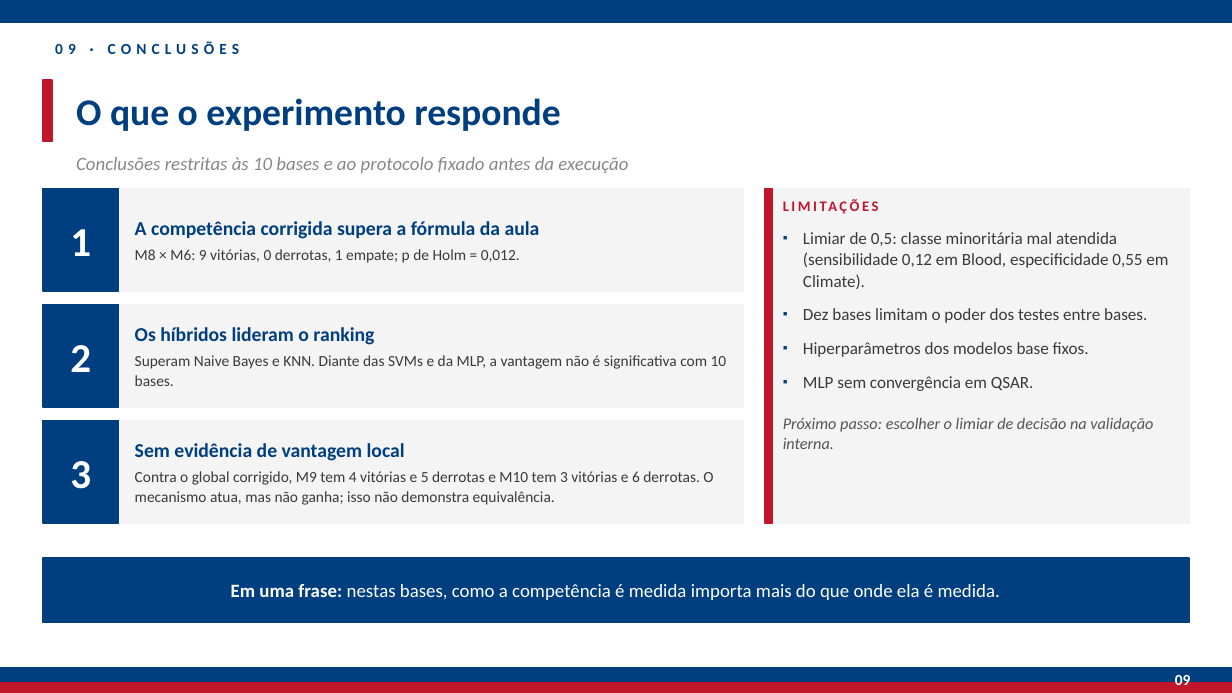
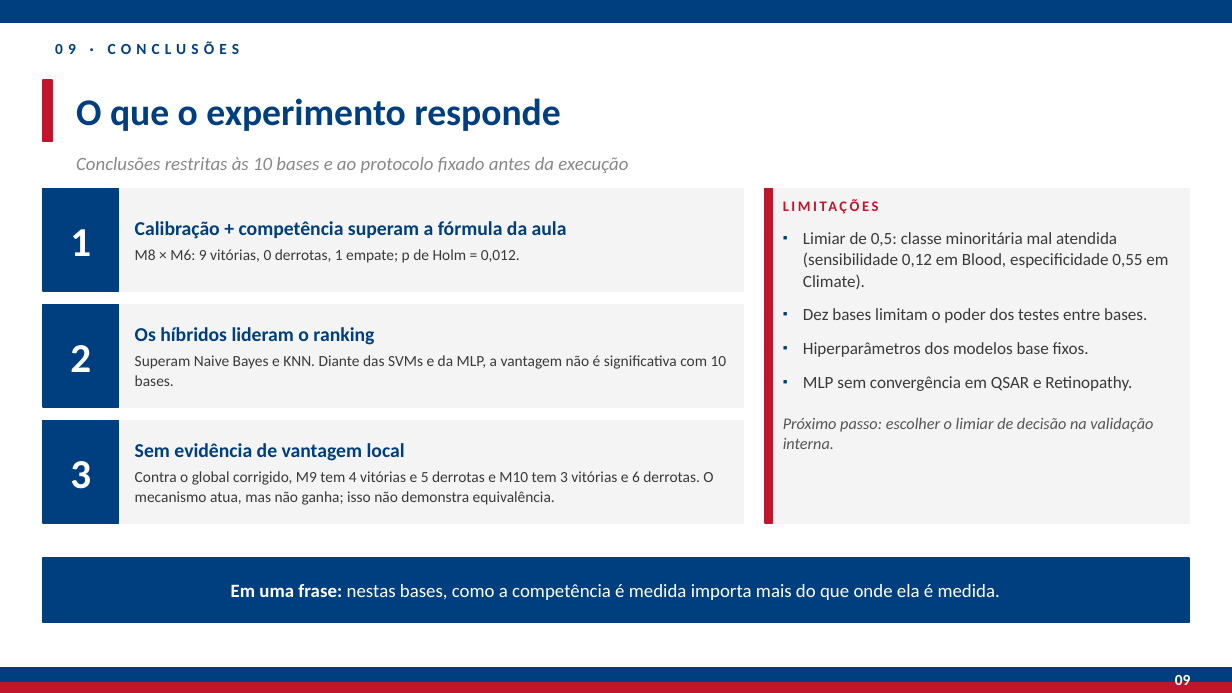
Before and after one commit to GabrielAlbuquerque01/rec_pad, a slide deck: slide 10 of slides/exports/apresentacao.pptx. Drawn at 1232x693 pixels with LibreOffice and Linux fonts; fonts in the diff are those of the drawing. Boxes give left, top, right and bottom in pixels: in the first picture for what was removed or moved away, otherwise in the second. Text is boxed around its words. In the diff, an @@ line names an element or a change of style, - is before the commit and + after.

```diff
--- a/slides/exports/apresentacao.pptx
+++ b/slides/exports/apresentacao.pptx
@@ text at [135,221,567,239]: text changed @@
-A competência corrigida supera a fórmula da aula
+Calibração + competência superam a fórmula da aula
@@ text at [803,376,1132,391]: text changed @@
-▪ MLP sem convergência em QSAR.
+▪ MLP sem convergência em QSAR e Retinopathy.
```
Also in this commit, not shown: 2 other slides changed, 13 other files.
